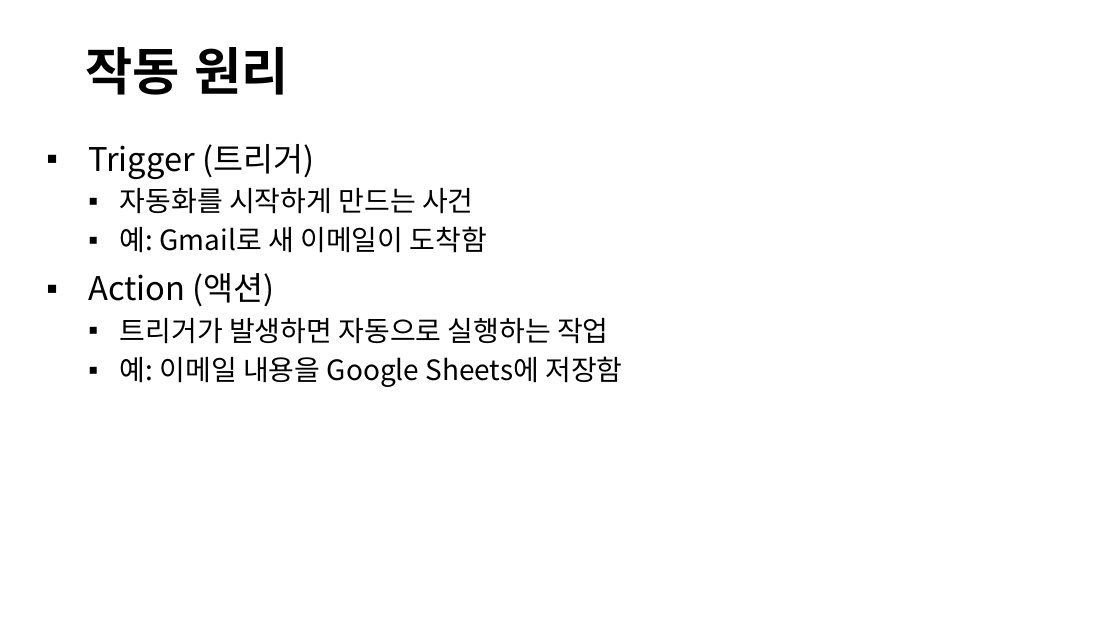
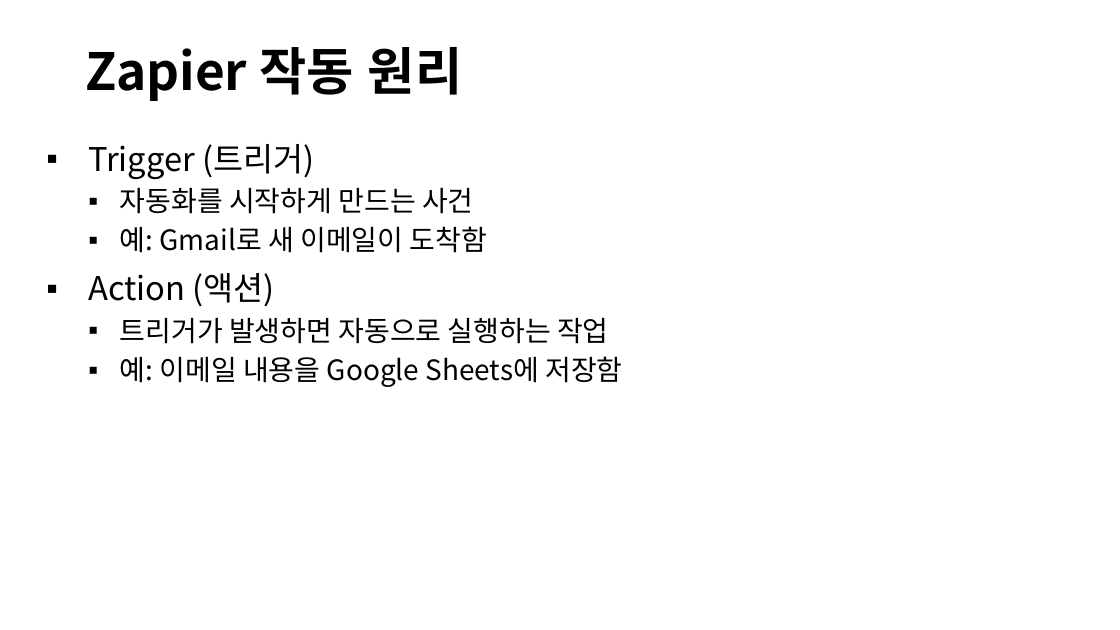
Before and after one commit to denverkim/snw, a slide deck: slide 70 of DAY3_생성형 AI 실무활용.pptx (slide 74 before the commit). Drawn at 1120x630 pixels with LibreOffice and Linux fonts; fonts in the diff are those of the drawing. Boxes give left, top, right and bottom in pixels: in the first picture for what was removed or moved away, otherwise in the second. Text is boxed around its words. In the diff, an @@ line names an element or a change of style, - is before the commit and + after.

```diff
--- a/DAY3_생성형 AI 실무활용.pptx
+++ b/DAY3_생성형 AI 실무활용.pptx
@@ title at box(85, 47, 462, 101): text changed @@
-작동 원리
+Zapier 작동 원리
```
Also in this commit, not shown: 3 other slides changed, 4 slides added, 1 other file.
